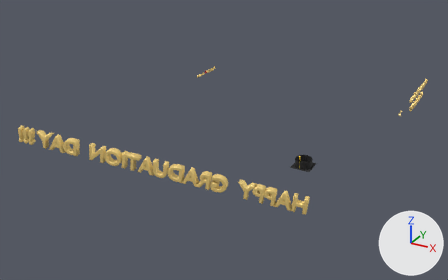
One commit to the glTF model energeticAlpaca/3d/wishesScene.gltf: the scene before it, then after it.
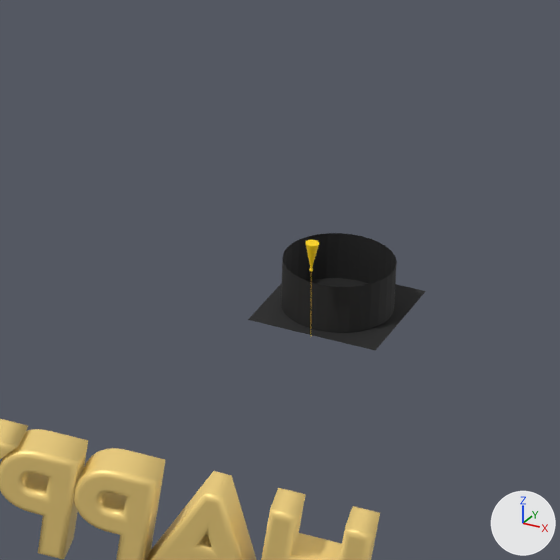
The first picture shows the older version from a 50 mm lens placed at (19.5, -50.9, 20.8), pointed at (-2.7, -10.6, 0.7). The close-ups show both versions on the part from 56% to 75% of the width and 43% to 73% of the height of that picture; other places that the commit changed are outside them. The axes (+X, +Y, +Z) are drawn at lower right. The lights are the same throughout. Where no turn or scale is listed for an object, it has been applied to the vertices. Vertices at the same position are counted once.

In view in the first close-up: 'GradHat', 'Text.004'.
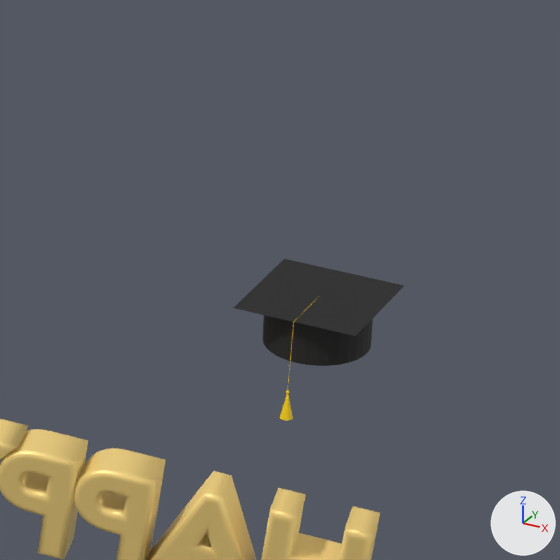
Where the change shows, as pixel boxes [x1, y1, x2, y2] in the close-ups (560 x 560 px):
'GradHat', moved, turned, rescaled: before [248, 233, 426, 350]; after [234, 259, 404, 421]

The change, as a list of edits to the scene's bpy script:
```text
Change me_cylinder_001:
    where me_cylinder_001.from_pydata(...)  # 271 vertices, 486 faces; spans x -300.0..300.0, y -2.0..2.0, z -392.0..87.0
    used by ob_gradhat; location = (7.56, -19.4, 4.71); rotation_euler = (0.0537, 0.0108, 0.000292), in degrees (3.1, 0.6, 0); scale = (-0.00202, -0.311, -0.00202)
    me_cylinder_001 part 1: the whole mesh is scaled about the mesh origin by (0.00185, -0.284, 0.00185)
Change ob_gradhat:
    ob_gradhat.rotation_euler: (0.0537, 0.0108, 0.000292) -> (0.0, 0.0, 0.0)  # degrees (3.1, 0.6, 0) -> degrees (0, 0, 0)
    ob_gradhat.scale: (-0.00202, -0.311, -0.00202) -> (1.0, 1.0, 1.0)
    ob_gradhat.location: (7.56, -19.4, 4.71) -> (8.0, -21.0, 5.27)
```
